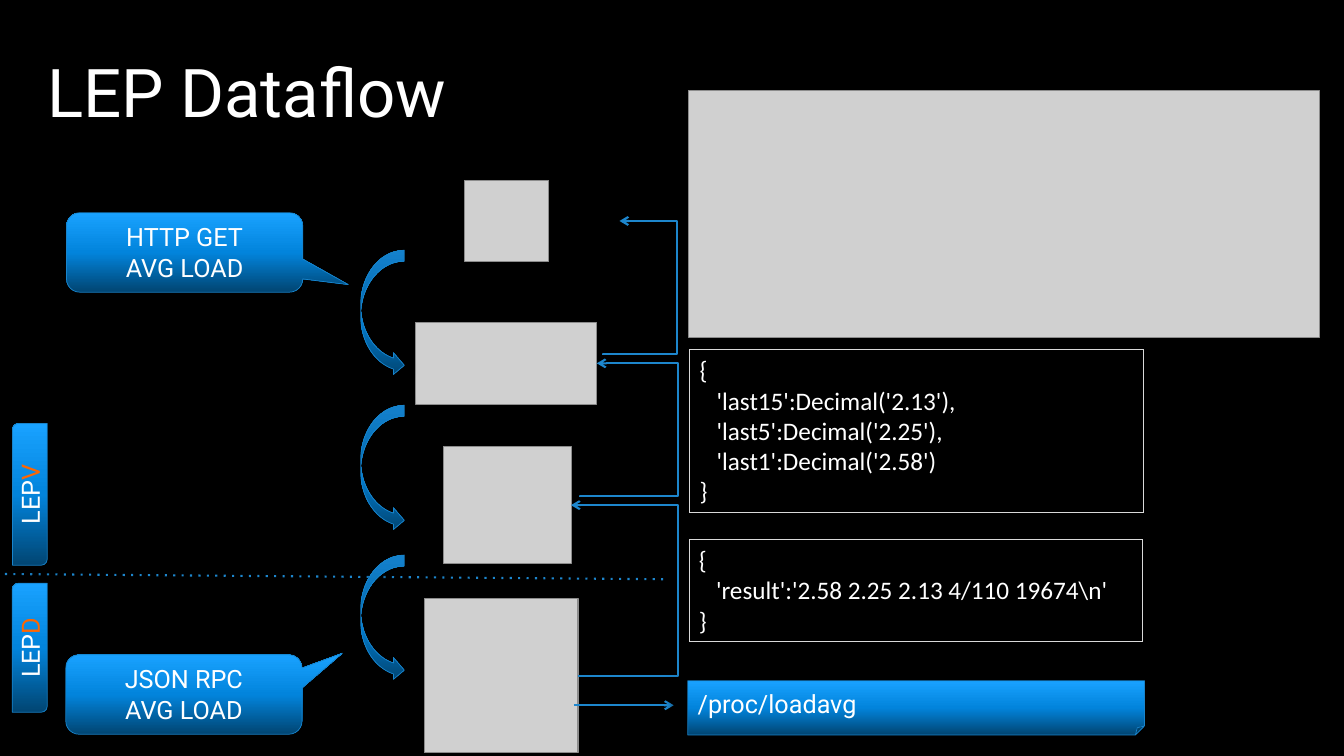
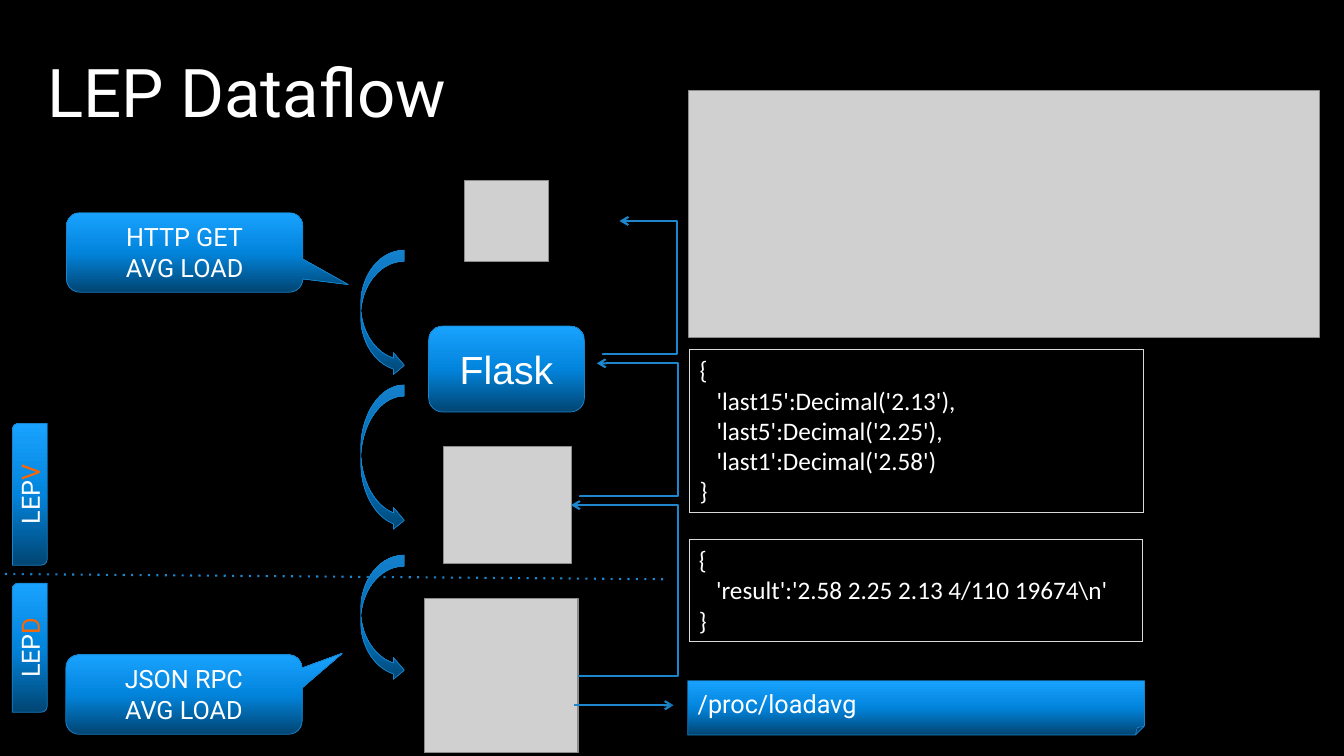
Before and after one commit to linuxep/linuxep, a slide deck: slide 11 of media/LEP-introduction.pptx. Drawn at 1344x756 pixels with LibreOffice and Linux fonts; fonts in the diff are those of the drawing; grey boxes stand for pictures; background and template pictures are left out. Boxes give left, top, right and bottom in pixels: in the first picture for what was removed or moved away, otherwise in the second. Text is boxed around its words. In the diff, an @@ line names an element or a change of style, - is before the commit and + after.

Commit message:
update PPT and slides, replacing "django" with "flask"

```diff
--- a/media/LEP-introduction.pptx
+++ b/media/LEP-introduction.pptx
@@ picture removed at [415,323,597,404] @@
@@ rounded rectangle added at [429,326,585,411], fill gradient #014573 to #0285DD to #1AA3FF, outline #1884CD 0.5 pt, 28 pt, text #FFFFFF @@
+Flask
@@ curved right arrow: place and size @@
-curved right arrow at [361,405,404,531]
+curved right arrow at [361,385,404,531]
```
Also in this commit, not shown: 1 other slide changed, 2 other files.
